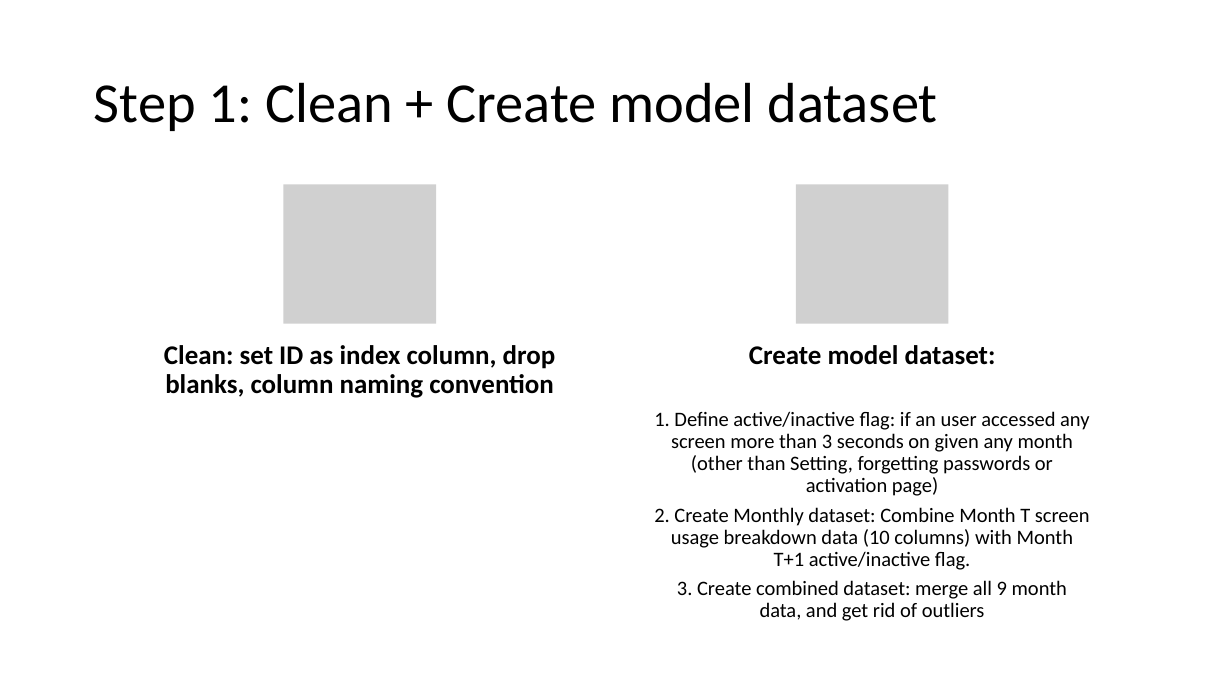
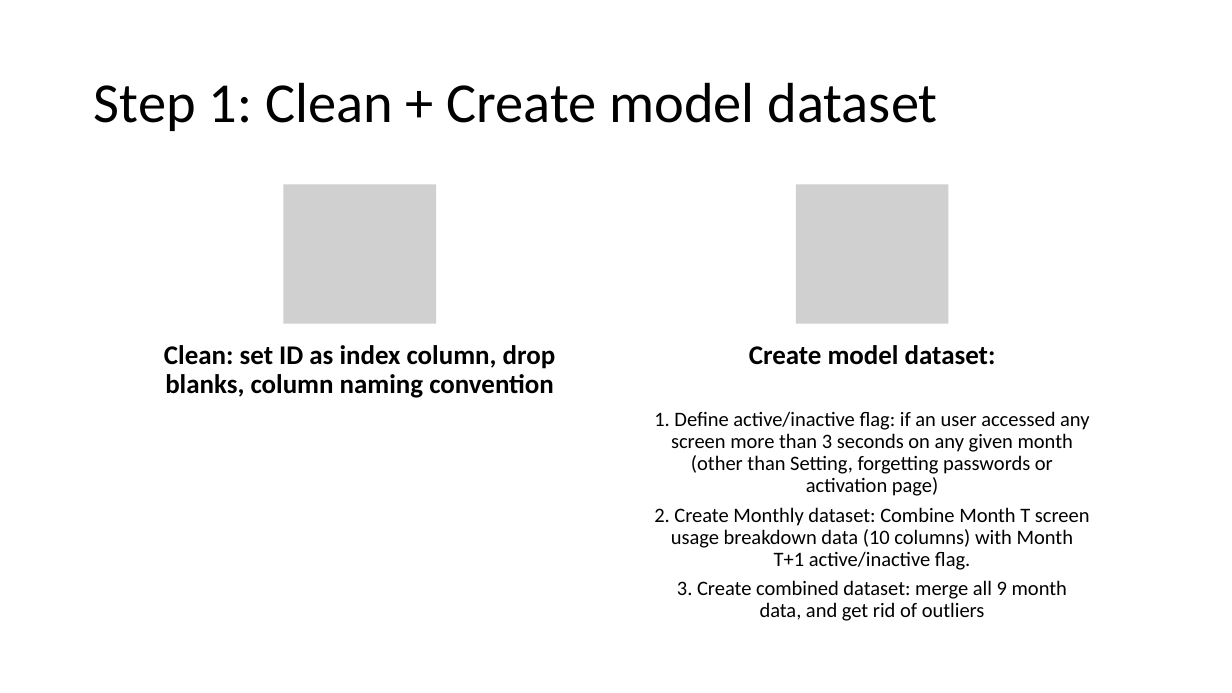
Before and after one commit to alexxlu/dsc-3-final-project-online-ds-pt-100118, a slide deck: slide 3 of Project3 Presentation.pptx. Drawn at 1232x693 pixels with LibreOffice and Linux fonts; fonts in the diff are those of the drawing; grey boxes stand for pictures. Boxes give left, top, right and bottom in pixels: in the first picture for what was removed or moved away, otherwise in the second. Text is boxed around its words. In the diff, an @@ line names an element or a change of style, - is before the commit and + after.

```diff
--- a/Project3 Presentation.pptx
+++ b/Project3 Presentation.pptx
@@ text at (654, 411, 1089, 496): text changed @@
-1. Define active/inactive flag: if an user accessed any screen more than 3 seconds on given any month (other than Setting, forgetting passwords or activation page)
+1. Define active/inactive flag: if an user accessed any screen more than 3 seconds on any given month (other than Setting, forgetting passwords or activation page)
```
Also in this commit, not shown: 7 other slides changed, 1 slide added, 1 slide removed, 19 other files.
